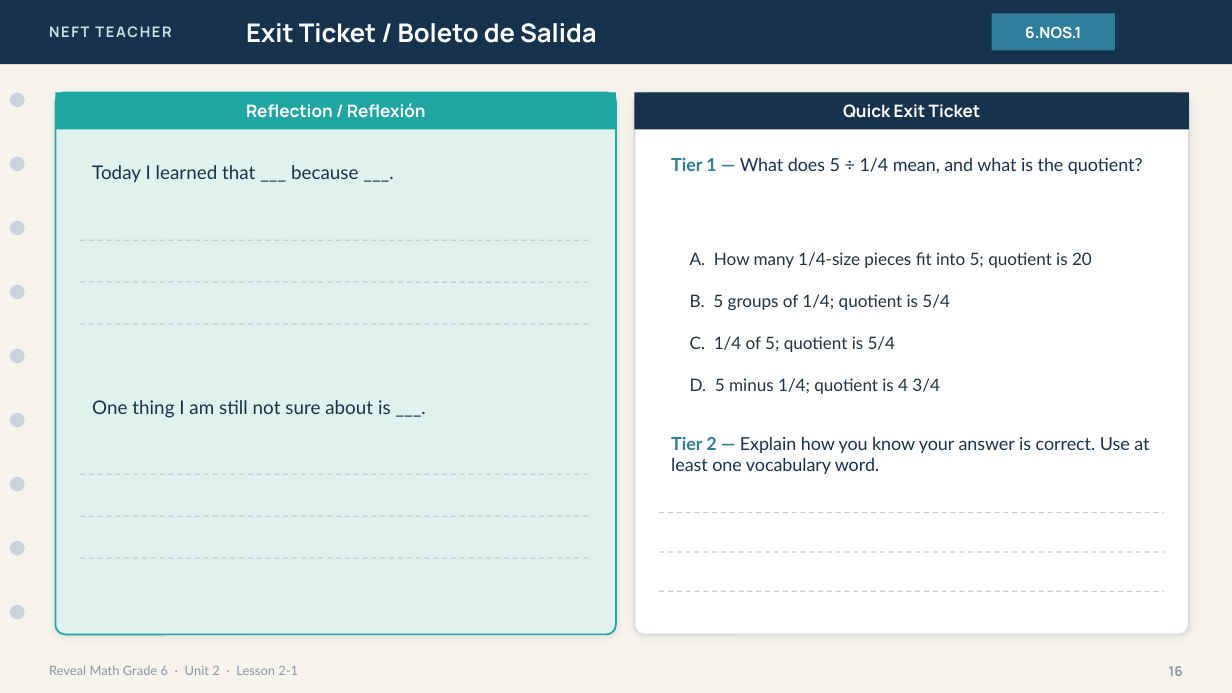
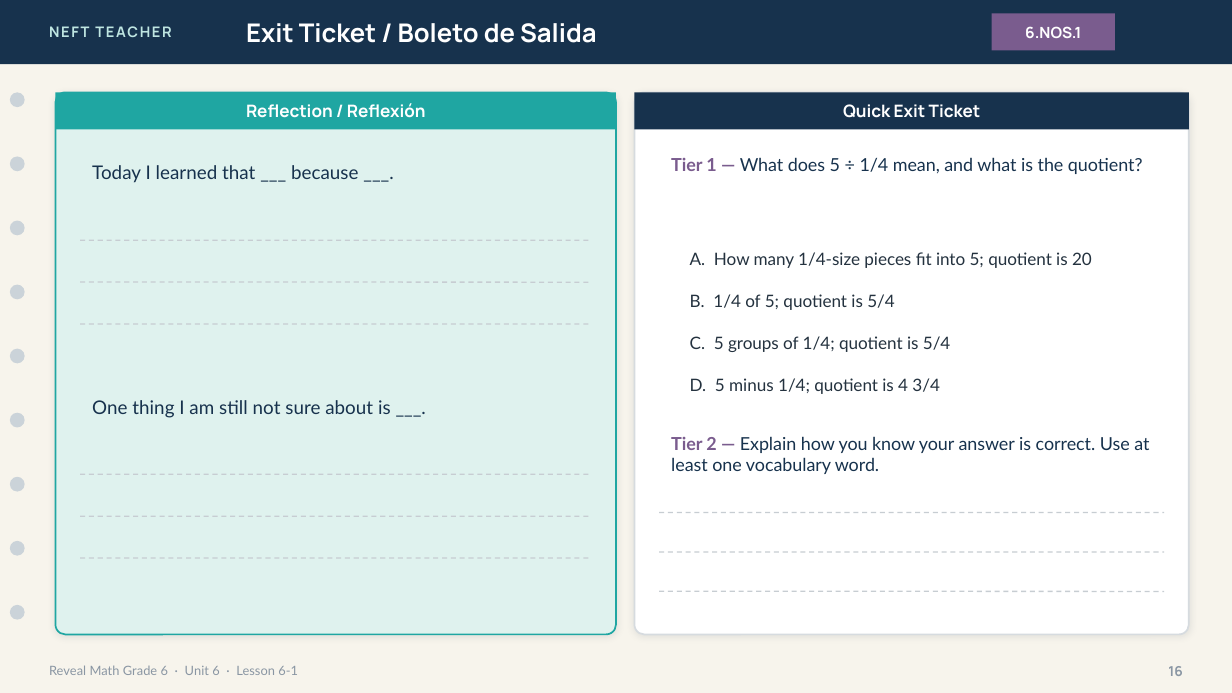
Before and after one commit to Baltimoreteacher1/neft-classroom-html-activities, a slide deck: slide 16 of lessons/6-1/slides.pptx. Drawn at 1232x693 pixels with LibreOffice and Linux fonts; fonts in the diff are those of the drawing. Boxes give left, top, right and bottom in pixels: in the first picture for what was removed or moved away, otherwise in the second. Text is boxed around its words. In the diff, an @@ line names an element or a change of style, - is before the commit and + after.

```diff
--- a/lessons/6-1/slides.pptx
+++ b/lessons/6-1/slides.pptx
@@ rectangle "6.NOS.1" at bbox=[992, 14, 1115, 51]: fill #2E7D9A to #7A5C8E @@
@@ text "Tier 1 — What does ..." at bbox=[671, 157, 1143, 174]: text colour #2E7D9A to #7A5C8E in "Tier 1 —" @@
@@ text at bbox=[690, 294, 895, 310]: text changed @@
-B. 5 groups of 1/4; quotient is 5/4
+B. 1/4 of 5; quotient is 5/4
@@ text at bbox=[690, 336, 951, 352]: text changed @@
-C. 1/4 of 5; quotient is 5/4
+C. 5 groups of 1/4; quotient is 5/4
@@ text "Tier 2 — Explain how ..." at bbox=[671, 436, 1149, 474]: text colour #2E7D9A to #7A5C8E in "Tier 2 —" @@
@@ text at bbox=[49, 665, 298, 675]: text changed @@
-Reveal Math Grade 6 · Unit 2 · Lesson 2-1
+Reveal Math Grade 6 · Unit 6 · Lesson 6-1
```
Also in this commit, not shown: 16 other slides changed, 35 other files.
